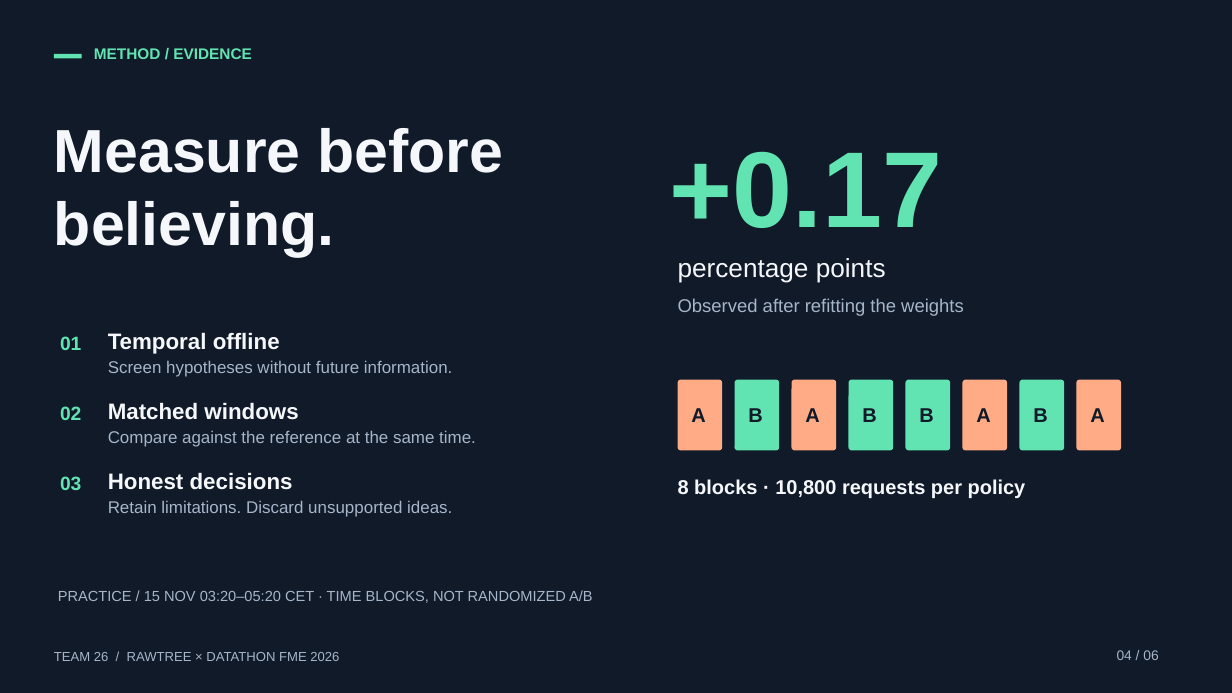
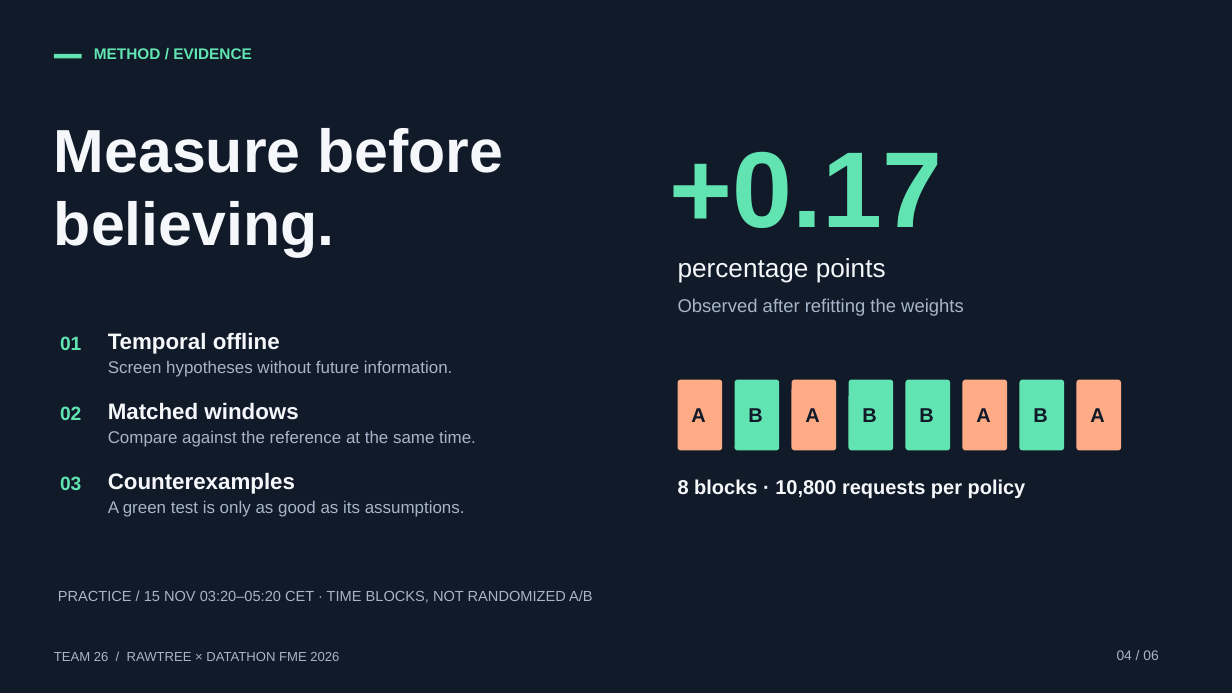
Before and after one commit to SalvaColl/datathon-fme, a slide deck: slide 4 of presentation/pitch_3min/Team26_3min.pptx. Drawn at 1232x693 pixels with LibreOffice and Linux fonts; fonts in the diff are those of the drawing. Boxes give left, top, right and bottom in pixels: in the first picture for what was removed or moved away, otherwise in the second. Text is boxed around its words. In the diff, an @@ line names an element or a change of style, - is before the commit and + after.

Commit message:
presentation: explain training decisions, agent workflow and evidence

```diff
--- a/presentation/pitch_3min/Team26_3min.pptx
+++ b/presentation/pitch_3min/Team26_3min.pptx
@@ text at (108,472,295,494): text changed @@
-Honest decisions
+Counterexamples
@@ text at (108,500,465,517): text changed @@
-Retain limitations. Discard unsupported ideas.
+A green test is only as good as its assumptions.
```
Also in this commit, not shown: 3 other slides changed, 2 slides added, 2 slides removed, 19 other files.
